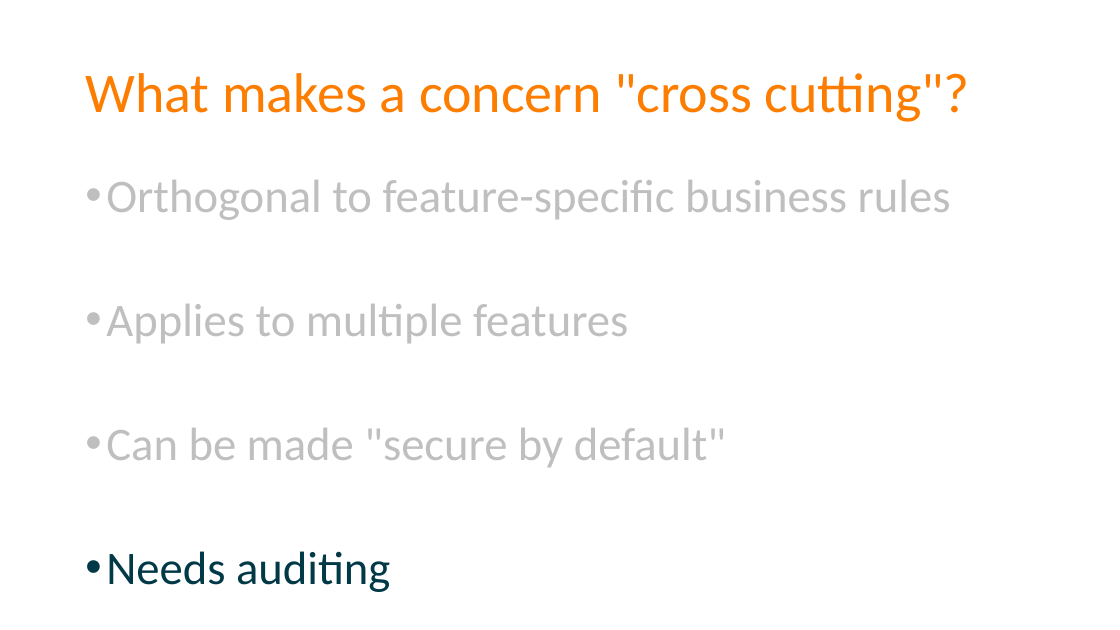
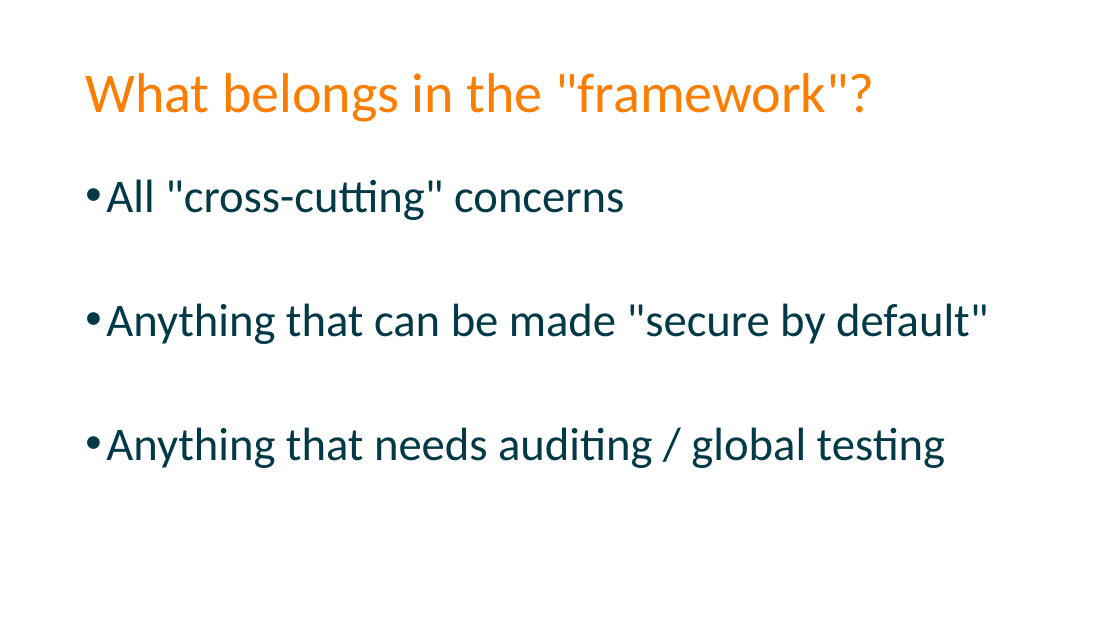
Before and after one commit to spetryjohnson/Talk---Dont-Write-Secure-Code-Design-Secure-Systems, a slide deck: slide 21 of Secure Systems - CodeMash 2017.pptx (slide 20 before the commit). Drawn at 1120x630 pixels with LibreOffice and Linux fonts; fonts in the diff are those of the drawing. Boxes give left, top, right and bottom in pixels: in the first picture for what was removed or moved away, otherwise in the second. Text is boxed around its words. In the diff, an @@ line names an element or a change of style, - is before the commit and + after.

```diff
--- a/Secure Systems - CodeMash 2017.pptx
+++ b/Secure Systems - CodeMash 2017.pptx
@@ title at (85, 73, 874, 122): text changed @@
-What makes a concern "cross cutting"?
+What belongs in the "framework"?
@@ text at (106, 179, 988, 468): text changed; text colour #BFBFBF to #013947 @@
-• Orthogonal to feature-specific business rules
-• Applies to multiple features
-• Can be made "secure by default"
-• Needs auditing
+• All "cross-cutting" concerns
+• Anything that can be made "secure by default"
+• Anything that needs auditing / global testing
```
Also in this commit, not shown: 8 other slides changed, 8 slides added, 4 slides removed, 1 other file.
